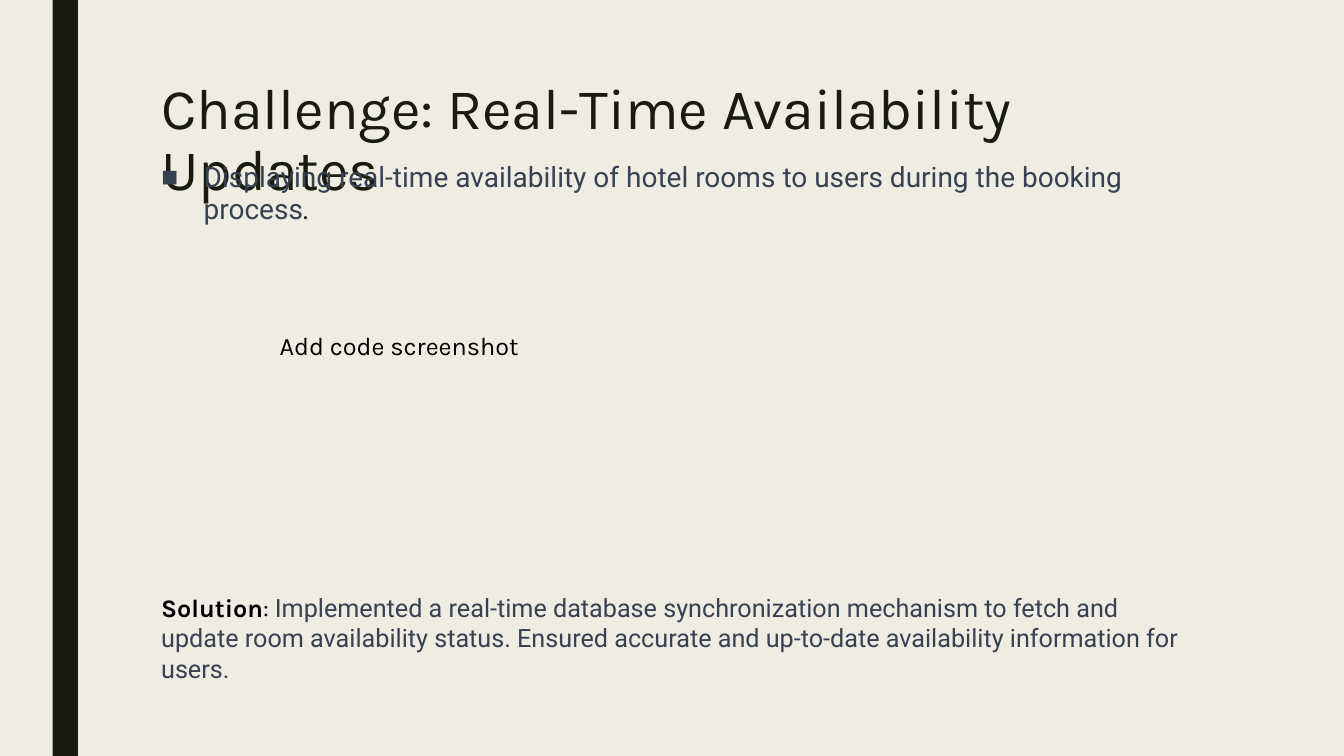
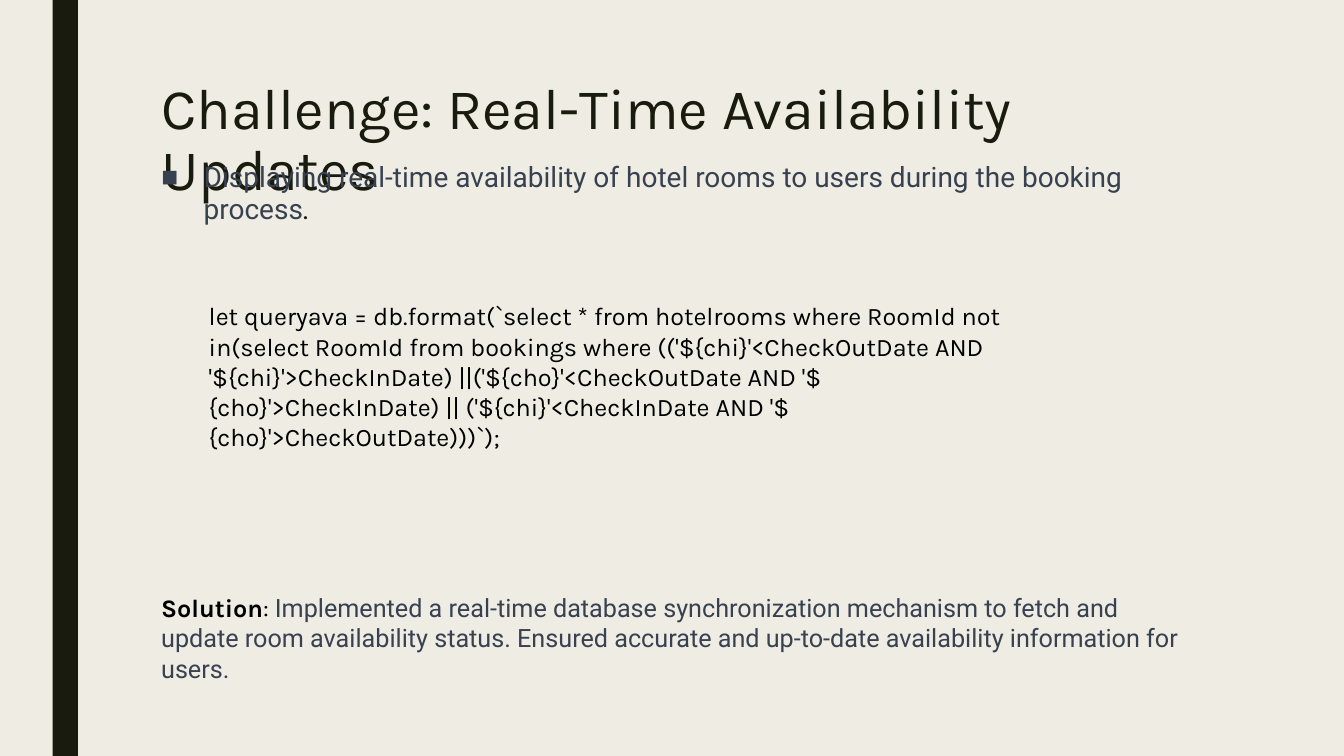
Before and after one commit to LiQianCA/FSD08-WebServices-Hotel_booking, a slide deck: slide 9 of Presentation1.pptx. Drawn at 1344x756 pixels with LibreOffice and Linux fonts; fonts in the diff are those of the drawing. Boxes give left, top, right and bottom in pixels: in the first picture for what was removed or moved away, otherwise in the second. Text is boxed around its words. In the diff, an @@ line names an element or a change of style, - is before the commit and + after.

```diff
--- a/Presentation1.pptx
+++ b/Presentation1.pptx
@@ text added at (x1=209, y1=306, x2=1000, y2=450), 18 pt, text #000000 @@
+let queryava = db.format(`select * from hotelrooms where RoomId not in(select RoomId from bookings where (('${chi}'<CheckOutDate AND '${chi}'>CheckInDate) ||('${cho}'<CheckOutDate AND '${cho}'>CheckInDate) || ('${chi}'<CheckInDate AND '${cho}'>CheckOutDate)))`);
@@ text removed at (x1=280, y1=337, x2=518, y2=356) @@
-Add code screenshot
```
Also in this commit, not shown: 2 other slides changed.
